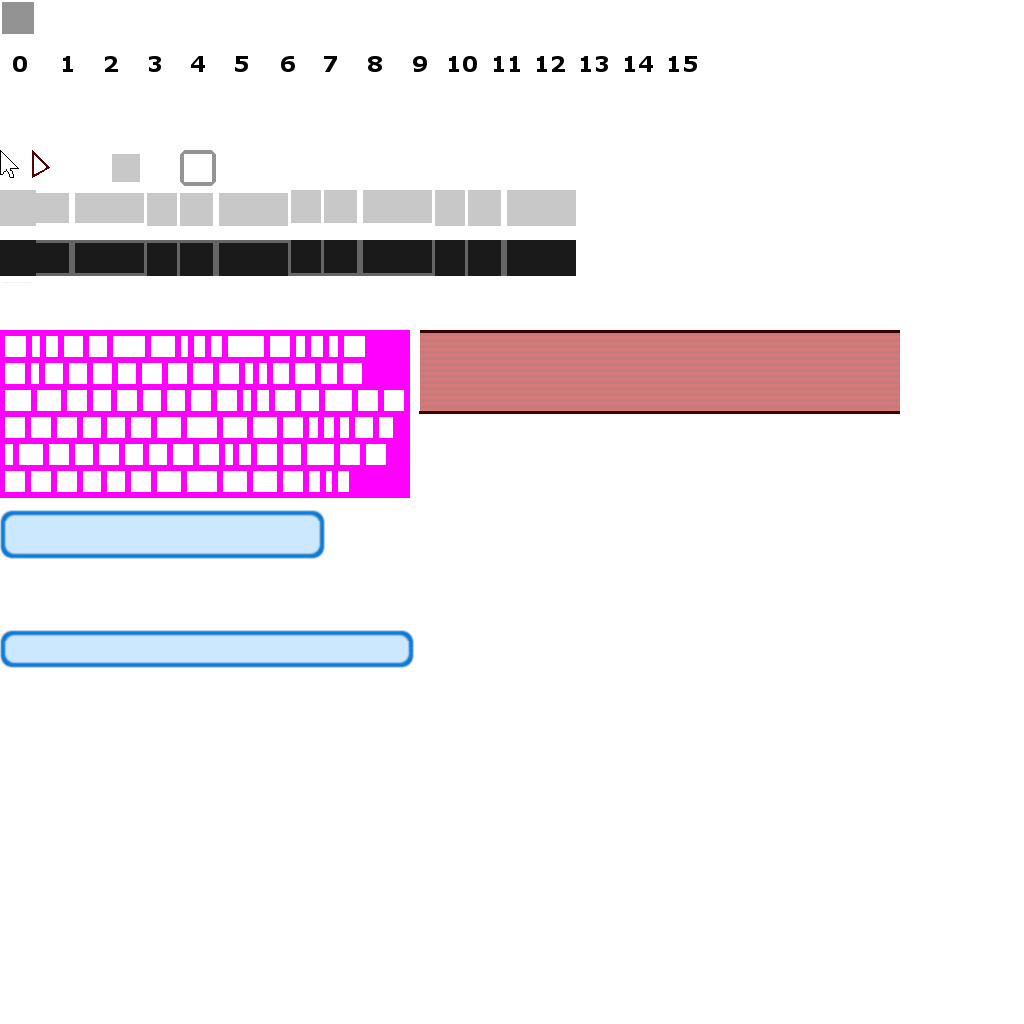
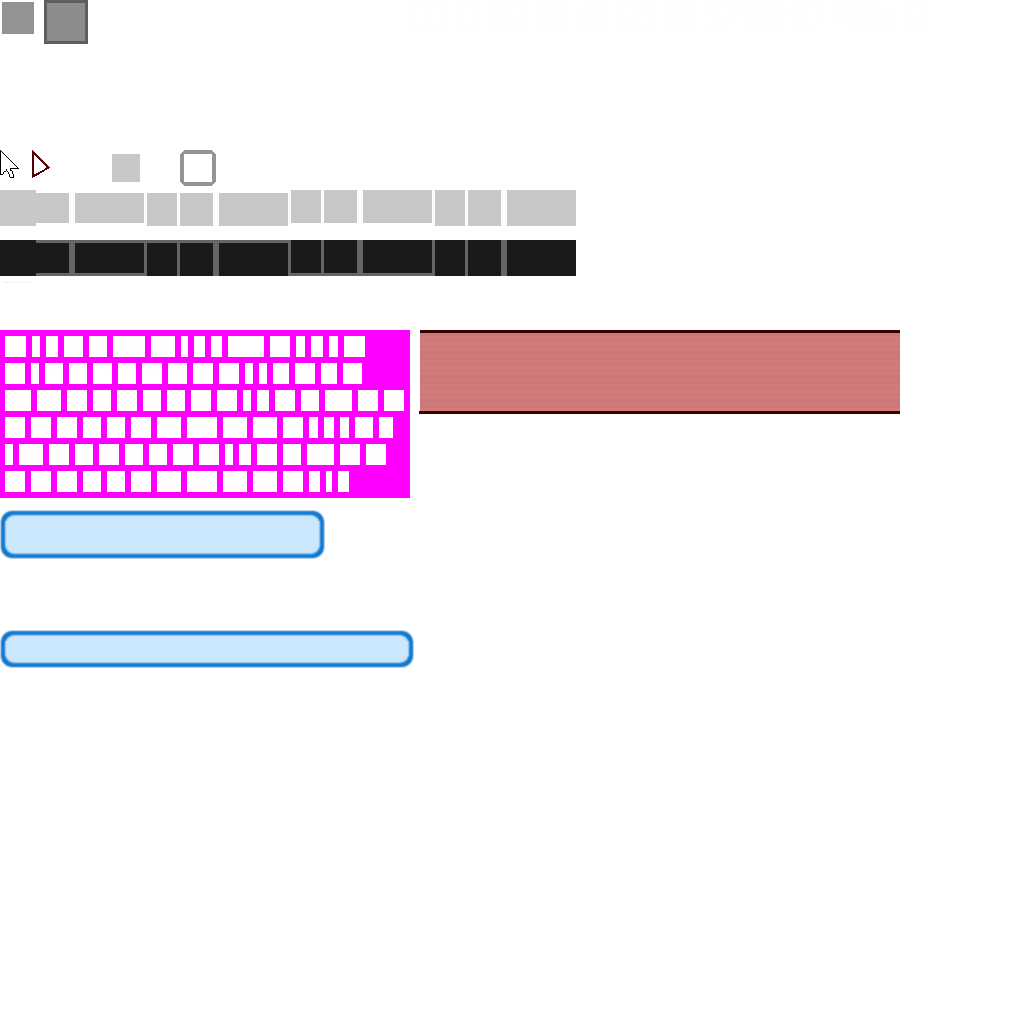
Revision of a layered w=1024, h=1024 image; what changed, layer by layer:
added layer "Ebene #9" above "Ebene #8" over [44,0,697,72]
painted on "Ebene #8" over [13,56,608,72]
hid "123456789101112131415", painted on it over [13,56,697,72]
